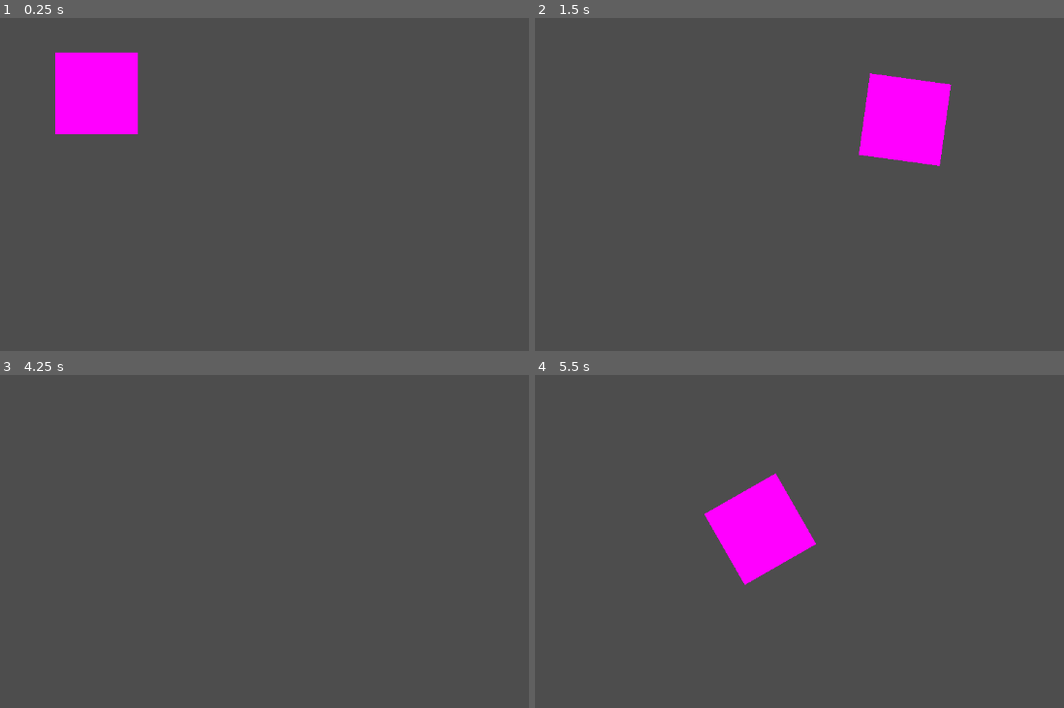
Above: before the commit, frames 1-4 (two rows, left to right).
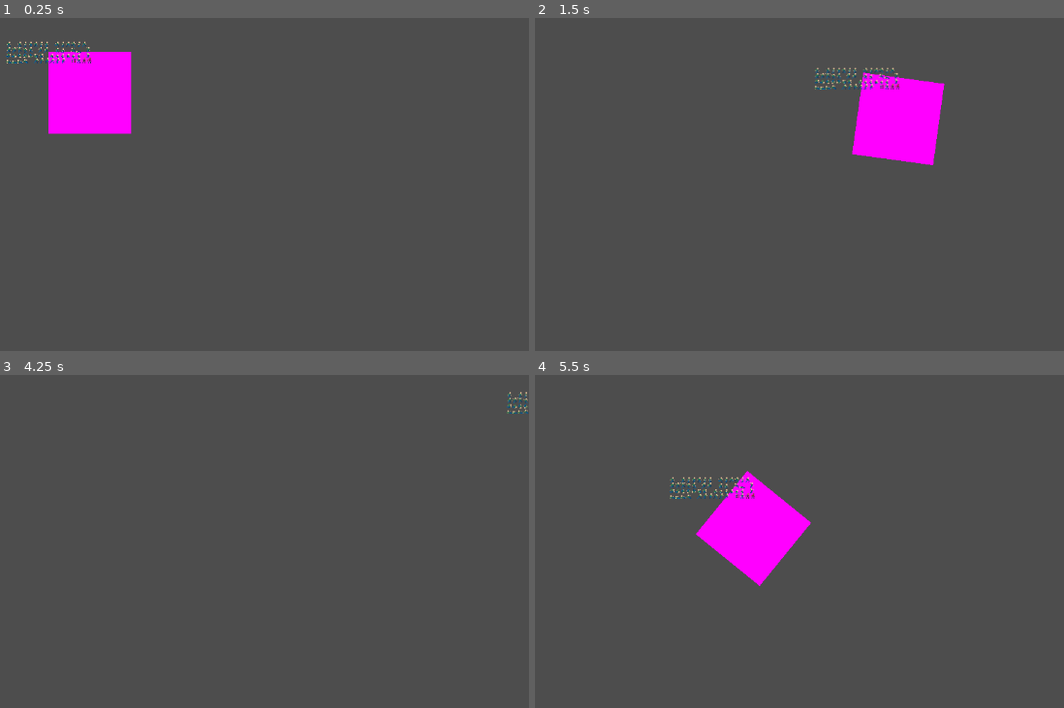
Above: after the commit, the same moments.

Repository: saturnrobot/EMRG
Game: Godot game, scene res://main.tscn
Same seed, same stepped clock (60 frames per second), same inputs: the game is played once before the commit and once after it.
Inputs (mouse positions are in pixels of both pictures, inside the frame that each line leads up to):
- Up to frame 1 (0.25 s): no input
- Up to frame 2 (1.5 s): tap Enter at 0.5 s; move the mouse to (847, 111) at 0.52 s; hold D (move_right) 0.53-1.28 s; hold Right mouse button (aim) 0.53-1.28 s; move the mouse to (outside the picture) at 1.27 s; hold S (move_down) from 1.28 s (still down); tap F (grab) at 1.35 s
- Up to frame 3 (4.25 s): move the mouse to (216, 394) at 2.02 s; release S (move_down) at 2.03 s; hold D (move_right) 2.03-2.78 s; tap E (interact) at 2.1 s; move the mouse to (105, 578) at 2.77 s; hold W (move_up) 2.78-3.53 s; right-click (105, 578) at 2.85 s; tap Space at 3.5 s; move the mouse to (375, 554) at 3.52 s; hold A (move_left) from 3.53 s (still down); tap F (grab) at 3.6 s
- Up to frame 4 (5.5 s): move the mouse to (outside the picture) at 4.27 s; tap E (interact) at 4.35 s; move the mouse to (714, 491) at 5.02 s; release A (move_left) at 5.03 s; hold S (move_down) from 5.03 s (still down); hold Right mouse button (aim) from 5.03 s (still down)

The runs differ from the first frame. In frame 1, 1.1% of the frame differs, in the area x 1-27%, y 6-35%; in frame 2, 1.1%; in frame 3, 0.1%; in frame 4, 1.5%, in the area x 25-54%, y 28-64%.

Commit message:
added basic sprite + walking animation

Diff:
--- a/main.tscn
+++ b/main.tscn
@@ -1,9 +1,13 @@
-[gd_scene load_steps=2 format=3 uid="uid://c7e2gka1ivr60"]
+[gd_scene load_steps=3 format=3 uid="uid://c7e2gka1ivr60"]
 
 [ext_resource type="PackedScene" uid="uid://bcbk053glk03j" path="res://player.tscn" id="1_pwvb8"]
+[ext_resource type="Texture2D" uid="uid://beligts0bxuhs" path="res://8-player.png" id="2_mikq1"]
 
 [node name="Main" type="Node2D"]
 
 [node name="Player" parent="." instance=ExtResource("1_pwvb8")]
-position = Vector2(448, 204)
+position = Vector2(438, 203)
 max_speed = 500.0
+
+[node name="Sprite2D2" type="Sprite2D" parent="Player"]
+texture = ExtResource("2_mikq1")
Binary file added: 8-player.png
